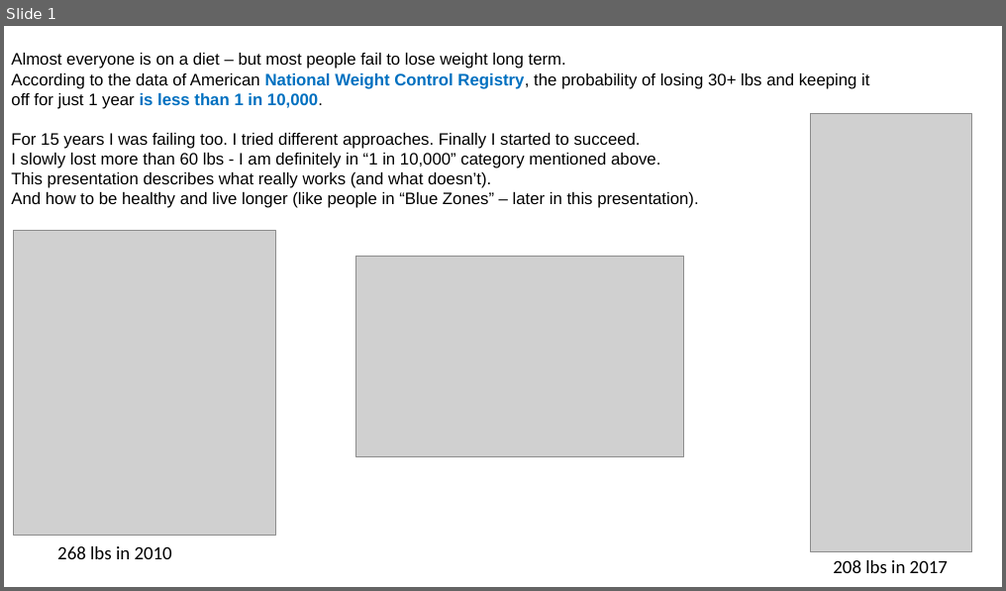
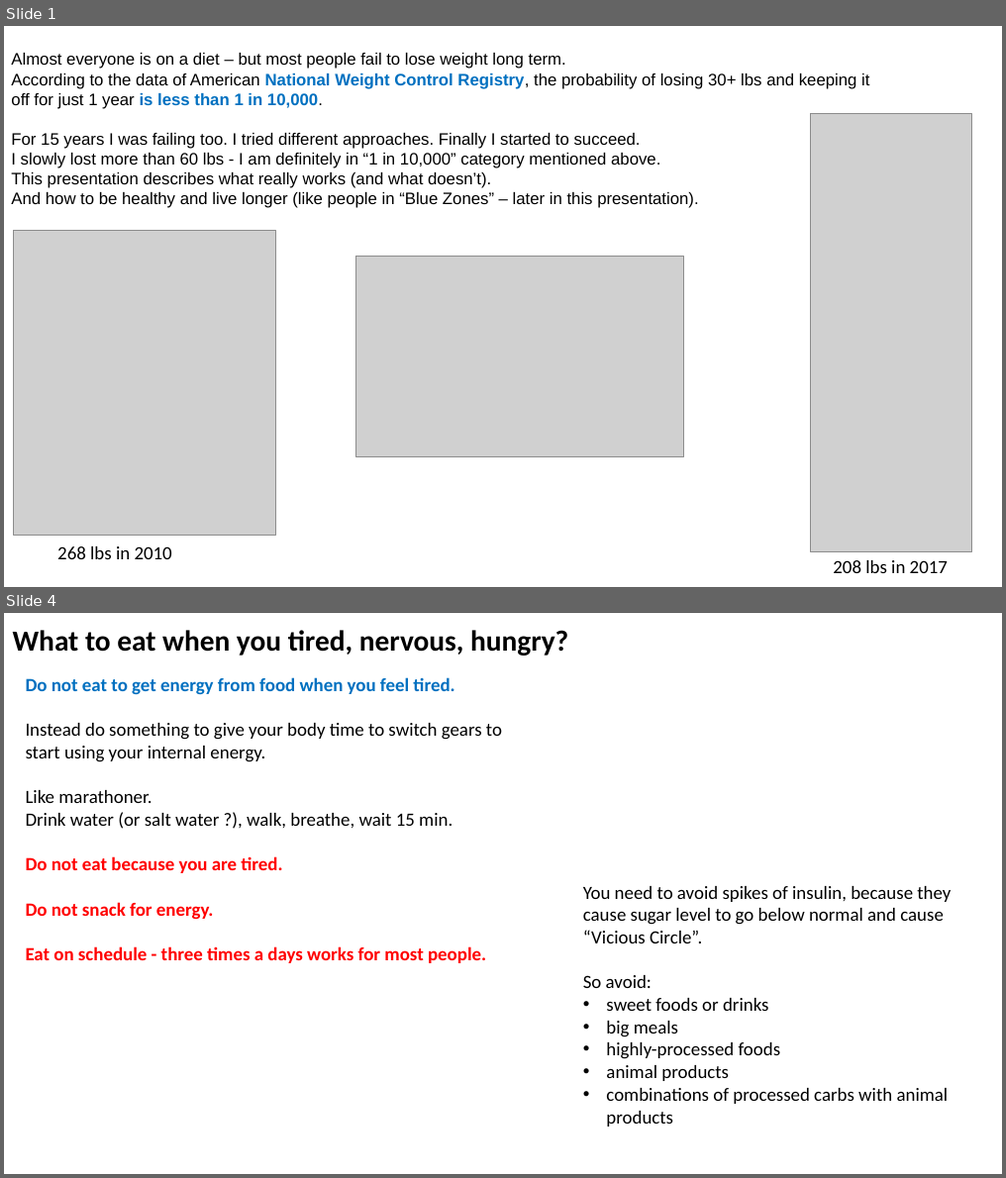
Before and after one commit to lselector/misc, a slide deck: _Life_Lose_Weight.pptx. Shown one above the other, each under a label of ours: slide 1 before the commit, slides 1 and 4 after it; the slides between them are not shown. The pictures are 1006x591 and 1006x1178 pixels, drawn with LibreOffice and Linux fonts; fonts in the diff are those of the drawing; grey boxes stand for pictures. Boxes give left, top, right and bottom in pixels: in the first picture for what was removed or moved away, otherwise in the second. Text is boxed around its words. In the diff, an @@ line names an element or a change of style, - is before the commit and + after.

```diff
--- a/_Life_Lose_Weight.pptx
+++ b/_Life_Lose_Weight.pptx
@@ slide 4 added at box(4, 613, 1002, 1174), background #FFFFFF @@
@@ text added at box(13, 630, 568, 656), 28 pt, text #000000, bold @@
+What to eat when you tired, nervous, hungry?
@@ text added at box(26, 677, 502, 963), 18 pt, text #000000 @@
+Do not eat to get energy from food when you feel tired.
+Instead do something to give your body time to switch gears to start using your internal energy.
+Like marathoner.
+Drink water (or salt water ?), walk, breathe, wait 15 min.
+Do not eat because you are tired.
+Do not snack for energy.
+Eat on schedule - three times a days works for most people.
@@ text added at box(583, 886, 950, 1127), 18 pt, text #000000 @@
+You need to avoid spikes of insulin, because they cause sugar level to go below normal and cause “Vicious Circle”.
+So avoid:
+• sweet foods or drinks
+• big meals
+• highly-processed foods
+• animal products
+• combinations of processed carbs with animal products
```
Also in this commit, not shown: 12 slides changed, 4 other slides added, 1 slide removed.
